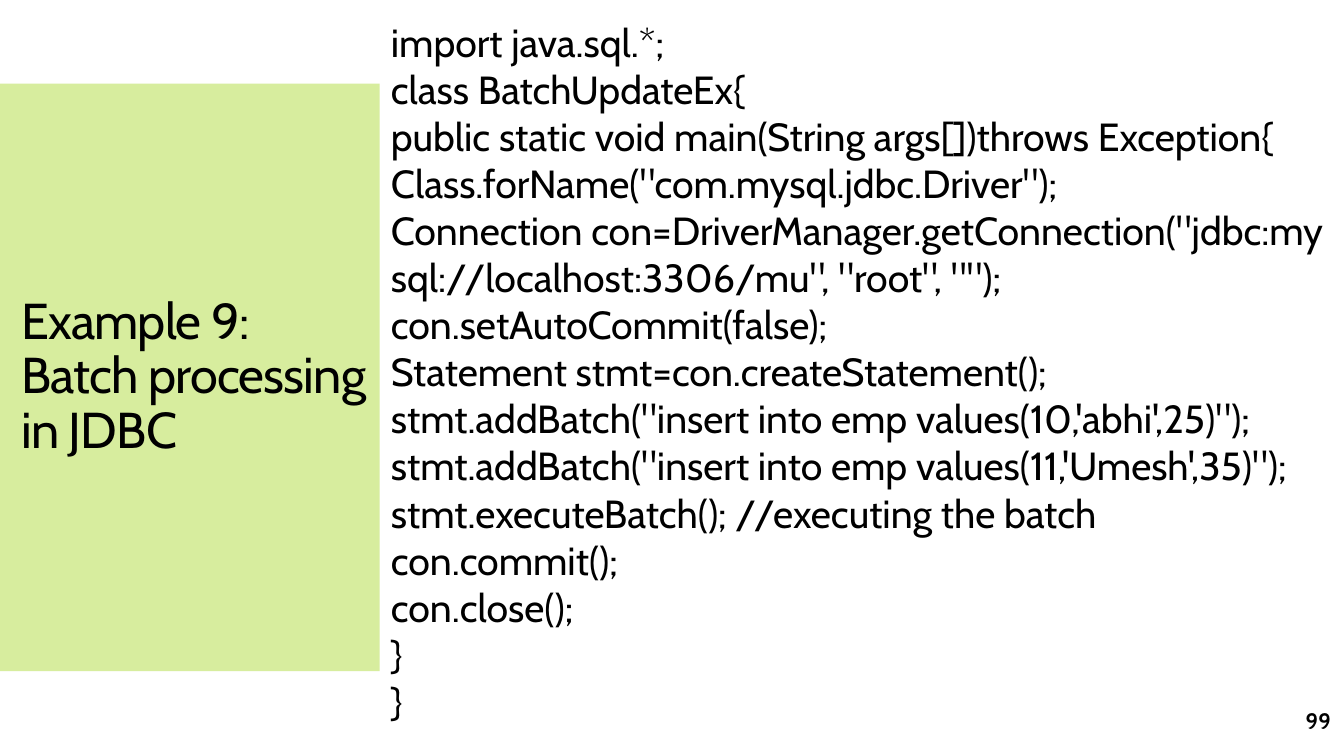
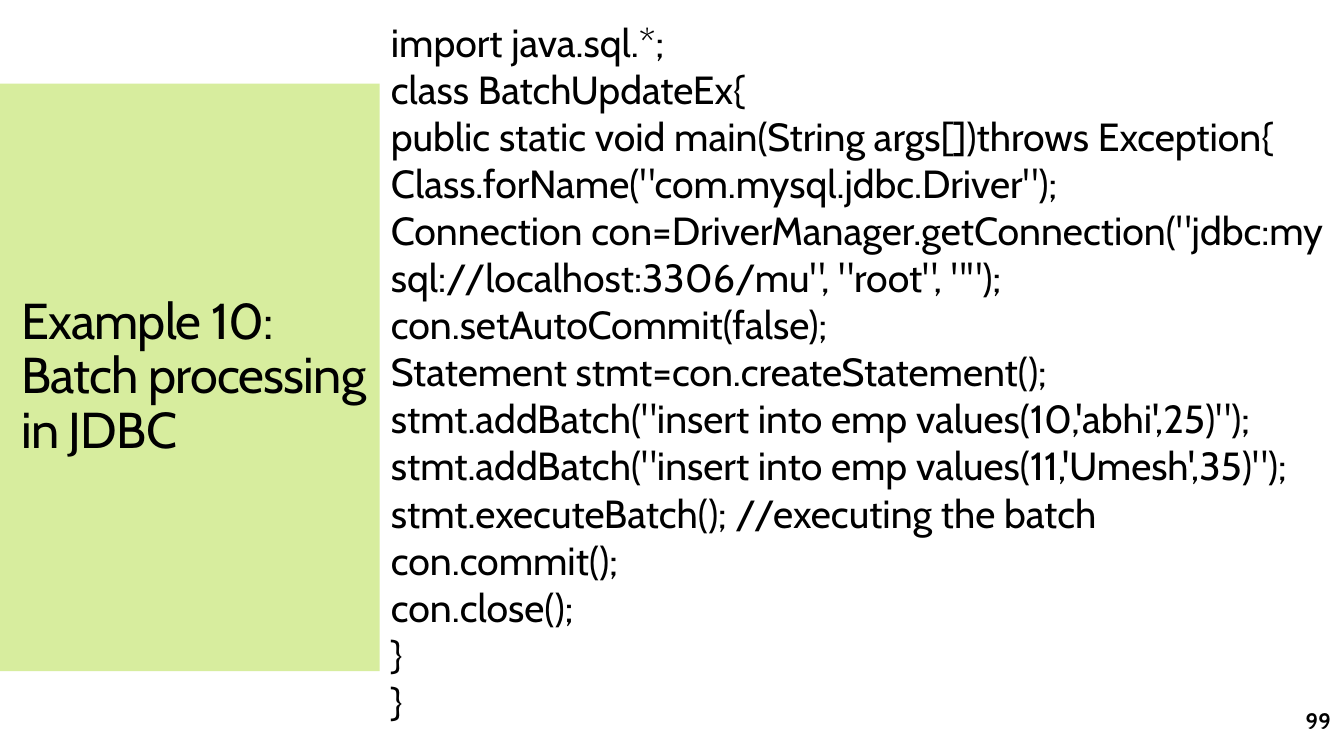
Before and after one commit to jrambasana/AJP2022-code, a slide deck: slide 99 of AJP Slides/AJP - Unit 2 - JDBC.pptx. Drawn at 1344x756 pixels with LibreOffice and Linux fonts; fonts in the diff are those of the drawing. Boxes give left, top, right and bottom in pixels: in the first picture for what was removed or moved away, otherwise in the second. Text is boxed around its words. In the diff, an @@ line names an element or a change of style, - is before the commit and + after.

```diff
--- a/AJP Slides/AJP - Unit 2 - JDBC.pptx
+++ b/AJP Slides/AJP - Unit 2 - JDBC.pptx
@@ title at [21,301,366,457]: text changed @@
-Example 9:
-Batch processing in JDBC
+Example 10:
+Batch processing in JDBC
```
Also in this commit, not shown: 7 other slides changed.
